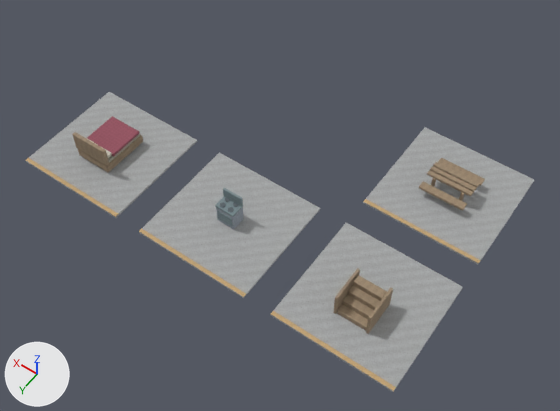
An edit to the glTF model development/levels/primitive-props-v1/site-kits/level_blockout_kit_wld_16_p04.glb, drawn before and after from the same camera.
The view is the same before and after, from a 50 mm camera at (-13.6, 18.8, 27.0) aimed at (-1.1, 1.3, -0.5). Every picture has the same lights, and +X, +Y and +Z are marked at lower left. The first picture is the older version. Vertices at exactly the same position are counted once.

Objects in the first picture: 'level_blockout_kit_wld_16_p04'.
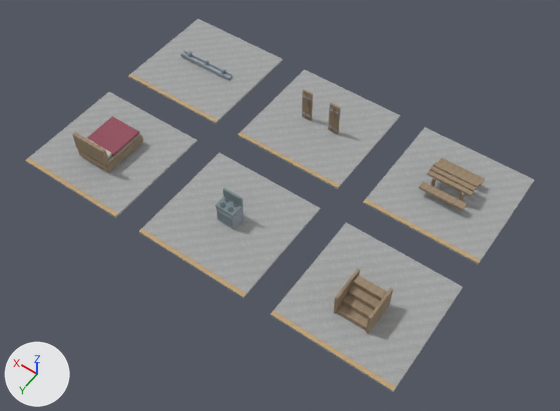
What differs and where, as boxes (x1, y1, x2, y2) in the pictures (560 x 411 px):
'level_blockout_kit_wld_16_p04', reshaped (24% taller)
    before: (25, 92, 534, 392)
    after: (25, 19, 534, 392)
part 1 of me_eight_pines_motor_lodge_map_kit_contact_room, added
    after: (238, 69, 400, 189)
part 2 of me_eight_pines_motor_lodge_map_kit_contact_room, added
    after: (128, 19, 283, 124)
part 3 of me_eight_pines_motor_lodge_map_kit_contact_room, added
    after: (238, 132, 340, 188)
part 4 of me_eight_pines_motor_lodge_map_kit_contact_room, added
    after: (128, 74, 218, 123)
part 5 of me_eight_pines_motor_lodge_map_kit_contact_room, added
    after: (328, 103, 341, 134)
part 6 of me_eight_pines_motor_lodge_map_kit_contact_room, added
    after: (302, 89, 313, 121)
part 7 of me_eight_pines_motor_lodge_map_kit_contact_room, added
    after: (181, 53, 231, 80)
part 8 of me_eight_pines_motor_lodge_map_kit_contact_room, added
    after: (181, 53, 229, 79)
part 9 of me_eight_pines_motor_lodge_map_kit_contact_room, added
    after: (184, 50, 232, 77)

The change, as a list of edits to the scene's bpy script:
```text
Add img_image_9:
    img_image_9 = load_image('Image_9', '_unpacked/Image_9', 32, 32, 'sRGB')
Add mat_blockout_bronze:
    mat_blockout_bronze = bpy.data.materials.new('blockout_bronze')
    # colours: brown #b3956c
    # uses the picture img_image_9
Change me_eight_pines_motor_lodge_map_kit_contact_room:
    used by ob_level_blockout_kit_wld_16_p04; location = (0.0, 0.0, 0.0)
    remove me_eight_pines_motor_lodge_map_kit_contact_room.from_pydata(...)  # 392 vertices, 616 faces; spans x -9.8..9.8, y -6.3..6.3, z -0.1..1.5
    add me_eight_pines_motor_lodge_map_kit_contact_room.from_pydata(...)  # 570 vertices, 888 faces; spans x -9.8..9.8, y -6.3..6.3, z -0.1..1.7
    me_eight_pines_motor_lodge_map_kit_contact_room part 1: a new loose piece, a box spanning x -2.825..2.825, y -6.3..-0.7, z -0.11..-0.01, in mat_blockout_stone
    me_eight_pines_motor_lodge_map_kit_contact_room part 2: a new loose piece, a box spanning x 4.175..9.825, y -6.3..-0.7, z -0.11..-0.01, in mat_blockout_stone
    me_eight_pines_motor_lodge_map_kit_contact_room part 3: a new loose piece, a box spanning x -2.825..2.825, y -0.89..-0.71, z -0.013..0.002, in mat_blockout_accent
    me_eight_pines_motor_lodge_map_kit_contact_room part 4: a new loose piece, a box spanning x 4.175..9.825, y -0.89..-0.71, z -0.013..0.002, in mat_blockout_accent
    me_eight_pines_motor_lodge_map_kit_contact_room part 5: a new loose piece, a box spanning x -1.025..-0.495, y -3.545..-3.455, z 0.0..1.72, in mat_blockout_wood
    me_eight_pines_motor_lodge_map_kit_contact_room part 6: a new loose piece, a box spanning x 0.495..1.025, y -3.545..-3.455, z 0.0..1.72, in mat_blockout_wood
    me_eight_pines_motor_lodge_map_kit_contact_room part 7: a new loose piece, a box spanning x 5.46..8.54, y -3.63..-3.37, z 0.04..0.14, in mat_blockout_metal
    me_eight_pines_motor_lodge_map_kit_contact_room part 8: a new loose piece, a box spanning x 5.46..8.54, y -3.395..-3.345, z 0.085..0.245, in mat_blockout_metal
    me_eight_pines_motor_lodge_map_kit_contact_room part 9: a new loose piece, a box spanning x 5.46..8.54, y -3.655..-3.605, z 0.085..0.245, in mat_blockout_metal
    other edits to the shape of me_eight_pines_motor_lodge_map_kit_contact_room do not show in these pictures
    add me_eight_pines_motor_lodge_map_kit_contact_room.materials.append(mat_blockout_bronze)
```
